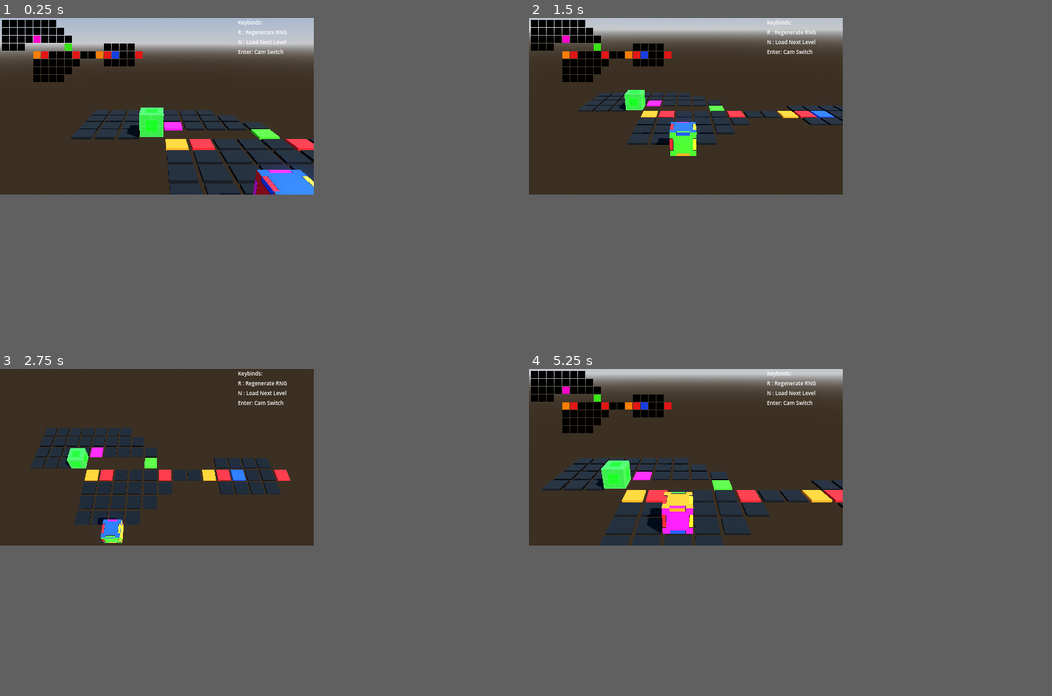
Above: before the commit, frames 1-4 (two rows, left to right).
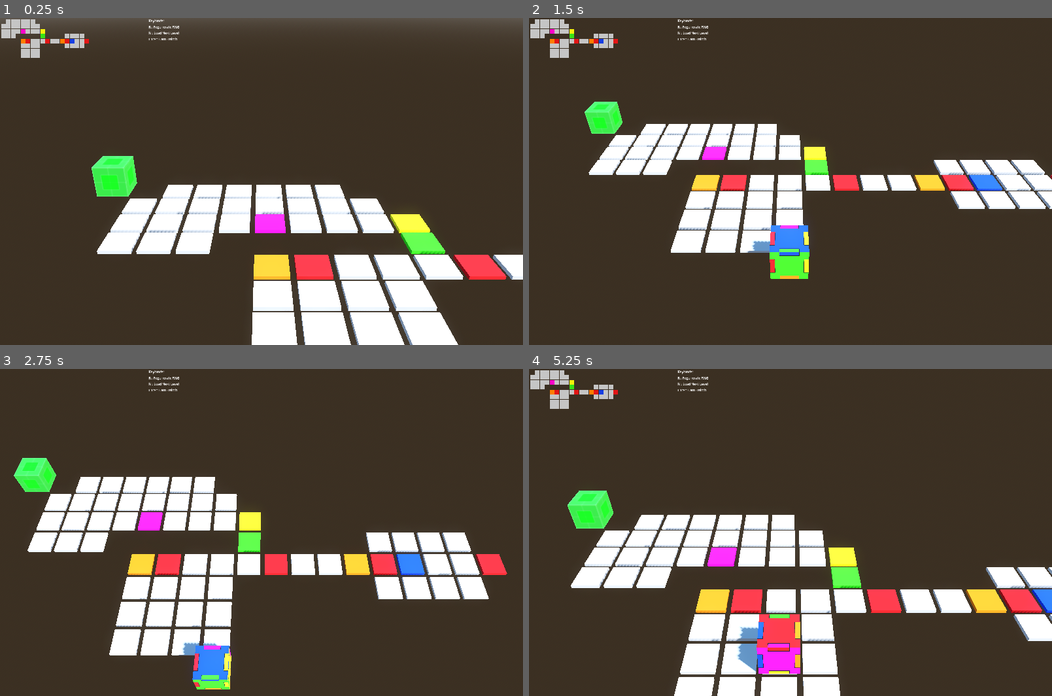
Above: after the commit, the same moments.

Repository: garrettjwilke/cu-on-pa
Game: Godot game, scene res://scenes/3d/game_base.tscn
Two runs of this game, one before a commit and one after it. Both use one fixed random seed, a clock stepped at 60 frames per second and the inputs below.
Inputs:
- Up to frame 1 (0.25 s): no input
- Up to frame 2 (1.5 s): tap Enter (ui_accept) at 0.5, 0.77 s; hold D (right) 0.53-1.28 s; hold Shift (hmls_shift) 0.53-1.28 s; hold S (back) from 1.28 s (still down); tap N (level_next) at 1.35 s
- Up to frame 3 (2.75 s): tap Enter (ui_accept) at 1.52 s; release S (back) at 2.03 s; hold D (right) from 2.03 s (still down); hold Shift (hmls_shift) from 2.03 s (still down)
- Up to frame 4 (5.25 s): release D (right) at 2.78 s; release Shift (hmls_shift) at 2.78 s; hold W (forward) 2.78-3.53 s; tap N (level_next) at 2.85, 4.35 s; tap Enter (ui_accept) at 3.02, 3.77, 4.52 s; hold Shift (hmls_shift) 3.53-4.28 s; hold A (left) 3.53-5.03 s; tap R (reset) at 4.15 s; hold S (back) from 5.03 s (still down); hold Shift (hmls_shift) from 5.03 s (still down)
The window is 480x270 before the commit and 800x500 after it. Grey fills any space a smaller window leaves; there, only what the larger window draws over its background counts as a difference.

The runs differ from the first frame. In frame 1, 70% of the frame differs, in the area x 0-100%, y 0-100%; in frame 2, 23%; in frame 3, 22%; in frame 4, 72%.

Commit message:
last state before major box attribute addition

Diff:
--- a/data/defaults.json
+++ b/data/defaults.json
@@ -4,7 +4,7 @@
 	"RESOLUTION": [1280,720],
 	"GAME_DIFFICULTY" : "hard",
 	"RNG_SEED" : "cu-on-pa rng test seed",
-	"COLOR_GRAY" : "#000000",
+	"COLOR_GRAY" : "#c5c5c5",
 	"COLOR_BLUE" : "#163ee2",
 	"COLOR_RED" : "#e21616",
 	"COLOR_GREEN" : "#38e216",
--- a/levels/LEVEL_1.json
+++ b/levels/LEVEL_1.json
@@ -3,26 +3,38 @@
 		"WARNING: any of the YELLOW text below does not actually affect the game
 		this is just so you can easily recognize what kind of tile you are making
 
-		00: empty space
-		10: blank
-		20: red
-		30: green
-		40: blue
-		50: yellow
-		60: purple
-		70: orange
-		80: RNG tile",
+		the first number defines the color. set a 0 to make a blank space
+		0x: empty space
+		1x: blank
+		2x: red
+		3x: green
+		4x: blue
+		5x: yellow
+		6x: purple
+		7x: orange
+		8x: RNG tile
+
+		the second number is the attribute of the tile being placed
+		x0: sets a tile that can spawn RNG
+		x2: sets a bomb
+		x3: sets a box
+
+		x7: sets the unspawnable attribute. unspawnable tiles wont randomly place  color on that tile
+		x8: sets the dynamic camera on/off
+		x9: sets the player spawn point. (if there are multiple spawn points in a livel, the last one will be used.)
+		"
+		,
 	],
 	"TILE_SIZE_2D" : 12,
 	"LEVEL_MATRIX" : [
-		[10,10,10,10,10,10,10,],
+		[00,10,10,10,10,10,10,],
 		[10,10,10,10,10,10,10,10],
-		[10,10,10,10,60,10,10,10,10],
+		[10,10,10,10,60,10,10,10,53],
 		[10,10,10,00,00,00,00,00,30,00,00,00,00,10,10,10,10],
 		[00,00,00,00,70,20,10,10,10,20,10,10,70,20,40,10,10,28],
-		[00,00,00,00,10,10,10,10,10,10,00,00,00,10,10,10,10],
-		[00,00,00,00,10,10,10,10,10],
+		[00,00,00,00,10,10,10,10,00,00,00,00,00,10,10,10,10],
 		[00,00,00,00,10,10,10,10],
-		[00,00,00,00,00,00,09]
+		[00,00,00,00,10,10,10,10],
+		[00,00,00,00,00,00,00,09]
 	]
 }
--- a/project.godot
+++ b/project.godot
@@ -23,8 +23,8 @@
 
 [display]
 
-window/size/viewport_width=480
-window/size/viewport_height=270
+window/size/viewport_width=1280
+window/size/viewport_height=800
 window/stretch/mode="viewport"
 
 [filesystem]
--- a/scenes/3d/view_3d.tscn
+++ b/scenes/3d/view_3d.tscn
@@ -47,4 +47,4 @@
 transform = Transform3D(1, 0, 0, 0, 1, 0, 0, 0, 1, 2.08165e-12, 2.08165e-12, 2.08165e-12)
 
 [node name="Block" parent="." instance=ExtResource("3_pxyfd")]
-transform = Transform3D(1, 0, 0, 0, 1, 0, 0, 0, 1, 3, 0.5, 3)
+transform = Transform3D(1, 0, 0, 0, 1, 0, 0, 0, 1, -1, 0.5, 2.08165e-12)
--- a/scripts/base_3d.gd
+++ b/scripts/base_3d.gd
@@ -1,6 +1,6 @@
 extends Node3D
 
-var cam_offset = Vector3(0, 4, 8)
+var cam_offset = Vector3(0, 8, 8)
 var static_cam_offset = Vector3(0,0,0)
 var cam_speed = 3
 
@@ -19,7 +19,7 @@
 		if get_node_or_null("/root/hmls/VIEW_2D"):
 			get_node("/root/hmls/VIEW_2D").show()
 		$Camera3D.position = lerp($Camera3D.position, $Cube.position + cam_offset, cam_speed * delta)
-		$Camera3D.rotation = lerp($Camera3D.rotation, Vector3(-0.3,0,0), cam_speed * delta)
+		$Camera3D.rotation = lerp($Camera3D.rotation, Vector3(-0.6,0,0), cam_speed * delta)
 	else:
 		if get_node_or_null("/root/hmls/VIEW_2D"):
 			get_node("/root/hmls/VIEW_2D").hide()
--- a/scripts/hmls.gd
+++ b/scripts/hmls.gd
@@ -15,7 +15,6 @@
 func debug_message(INFO, MESSAGE, SEVERITY):
 	if DEBUG == true:
 		# severity 0 shows all messages regardless of passed through severity
-		# set the above DEBUG_SEVERITY to the level of debug messages you want to see
 		var ORIGINAL_SEVERITY = DEBUG_SEVERITY
 		if DEBUG_SEVERITY == 0:
 			DEBUG_SEVERITY = SEVERITY
@@ -29,10 +28,8 @@
 
 # this will get set with the level data later
 var LEVEL_MATRIX = []
-# LEVEL_WIDTH and LEVEL_HEIGHT are calculated when spawning tiles
+# other parts of the game need to know the dimensions of the level. this is added up as we spawn tiles
 var LEVEL_RESOLUTION = Vector2(0,0)
-#var LEVEL_WIDTH = 0
-#var LEVEL_HEIGHT = 0
 # every time a tile is spawned, this NODE_COUNTER goes up
 var NODE_COUNTER = 0
 
